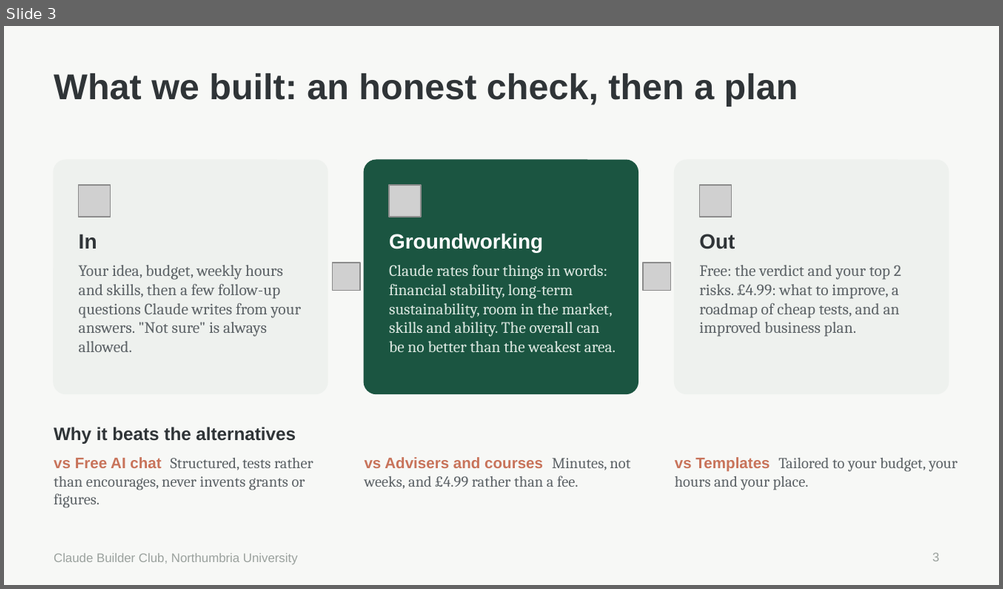
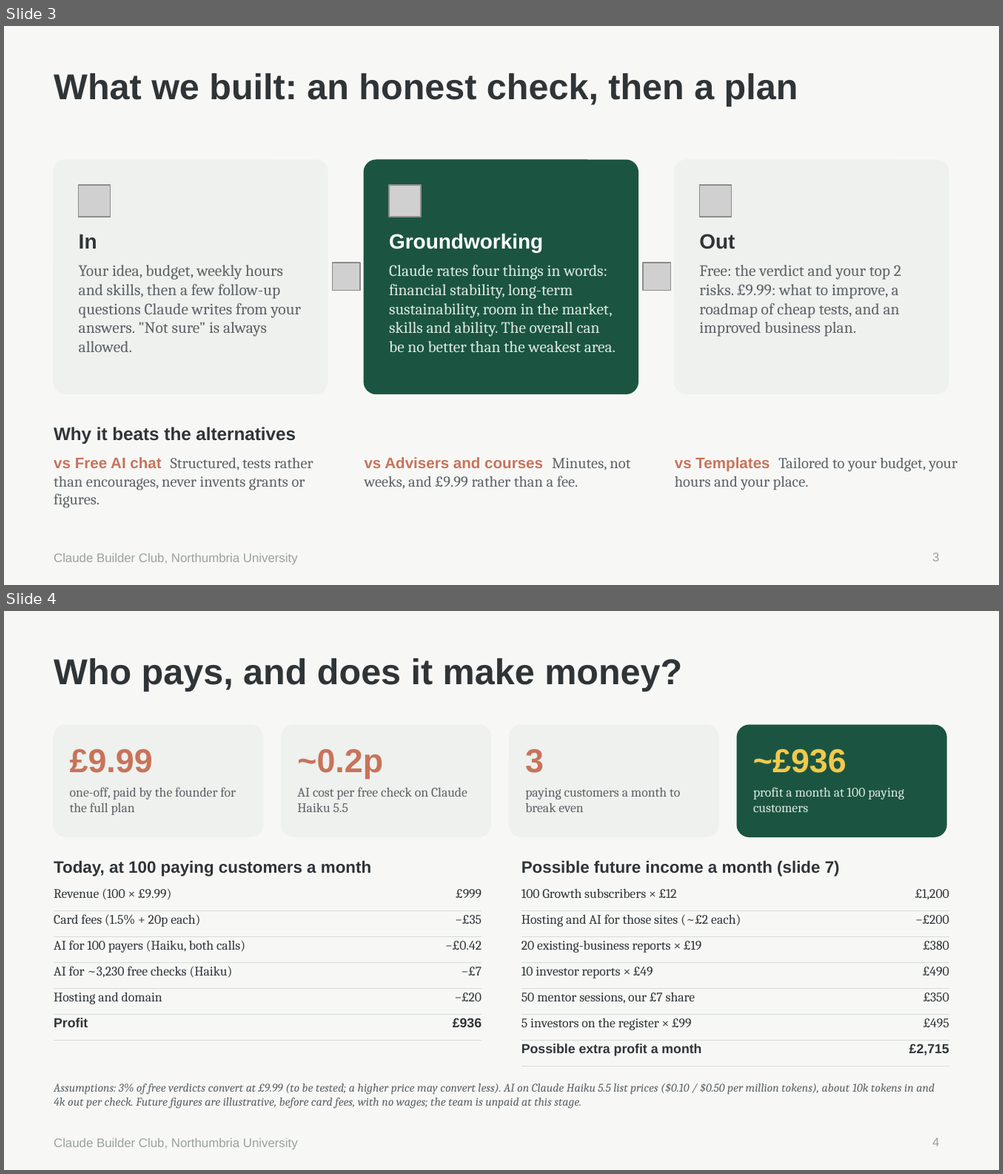
Before and after one commit to Zgodders207/CBC-AutumnHackathon, a slide deck: groundworking-pitch.pptx. Shown one above the other, each under a label of ours: slide 3 before the commit, slides 3 and 4 after it. The pictures are 1003x589 and 1003x1174 pixels, drawn with LibreOffice and Linux fonts; fonts in the diff are those of the drawing; grey boxes stand for pictures. Boxes give left, top, right and bottom in pixels: in the first picture for what was removed or moved away, otherwise in the second. Text is boxed around its words. In the diff, an @@ line names an element or a change of style, - is before the commit and + after.

```diff
--- a/groundworking-pitch.pptx
+++ b/groundworking-pitch.pptx
@@ slide 4 added at [4, 611, 999, 1170], background #F7F8F6; not listed: 1 template element that a slide beside it also shows @@
@@ title added at [54, 658, 682, 692], 26 pt, text #2F3437, bold @@
+Who pays, and does it make money?
@@ rounded rectangle added at [54, 726, 262, 837], fill #EEF1EE, outline #EEF1EE 1 pt @@
@@ rounded rectangle added at [282, 726, 490, 837], fill #EEF1EE, outline #EEF1EE 1 pt @@
@@ rounded rectangle added at [509, 726, 718, 837], fill #EEF1EE, outline #EEF1EE 1 pt @@
@@ rounded rectangle added at [737, 726, 946, 837], fill #1B5541, outline #1B5541 1 pt @@
@@ text added at [70, 749, 153, 773], 24 pt, text #C8735A, bold @@
+£9.99
@@ text added at [297, 749, 383, 779], 24 pt, text #C8735A, bold @@
+~0.2p
@@ text added at [525, 749, 543, 773], 24 pt, text #C8735A, bold @@
+3
@@ text added at [753, 749, 846, 773], 24 pt, text #F2C94C, bold @@
+~£936
@@ text added at [70, 787, 236, 815], 9.5 pt, text #5C6266 @@
+one-off, paid by the founder for the full plan
@@ text added at [297, 787, 467, 812], 9.5 pt, text #5C6266 @@
+AI cost per free check on Claude Haiku 5.5
@@ text added at [525, 788, 680, 812], 9.5 pt, text #5C6266 @@
+paying customers a month to break even
@@ text added at [753, 787, 904, 812], 9.5 pt, text #DCE8E1 @@
+profit a month at 100 paying customers
@@ text added at [54, 860, 371, 877], 12 pt, text #2F3437, bold @@
+Today, at 100 paying customers a month
@@ text added at [521, 860, 839, 877], 12 pt, text #2F3437, bold @@
+Possible future income a month (slide 7)
@@ table added at [54, 886, 481, 1031], 6 rows, 2 columns @@
+Revenue (100 × £9.99) | £999
+Card fees (1.5% + 20p each) | −£35
+AI for 100 payers (Haiku, both calls) | −£0.42
+AI for ~3,230 free checks (Haiku) | −£7
+Hosting and domain | −£20
+Profit | £936
@@ table added at [521, 886, 949, 1059], 7 rows, 2 columns @@
+100 Growth subscribers × £12 | £1,200
+Hosting and AI for those sites (~£2 each) | −£200
+20 existing-business reports × £19 | £380
+10 investor reports × £49 | £490
+50 mentor sessions, our £7 share | £350
+5 investors on the register × £99 | £495
+Possible extra profit a month | £2,715
@@ text added at [54, 1083, 934, 1109], 8.5 pt, text #5C6266, italic @@
+Assumptions: 3% of free verdicts convert at £9.99 (to be tested; a higher price may convert less). AI on Claude Haiku 5.5 list prices ($0.10 / $0.50 per million tokens), about 10k tokens in and 4k out per check. Future figures are illustrative, before card fees, with no wages; the team is unpaid at this stage.
@@ page number added at [932, 1138, 939, 1147], 9 pt, text #9AA19D @@
+4
@@ slide 3 changed as well @@
@@ text at [699, 265, 901, 337]: text changed @@
-Free: the verdict and your top 2 risks. £4.99: what to improve, a roadmap of cheap tests, and an improved business plan.
+Free: the verdict and your top 2 risks. £9.99: what to improve, a roadmap of cheap tests, and an improved business plan.
@@ text at [364, 457, 630, 489]: text changed @@
-vs Advisers and courses Minutes, not weeks, and £4.99 rather than a fee.
+vs Advisers and courses Minutes, not weeks, and £9.99 rather than a fee.
```
Also in this commit, not shown: 4 other slides changed, 1 other slide added, 1 slide removed.
